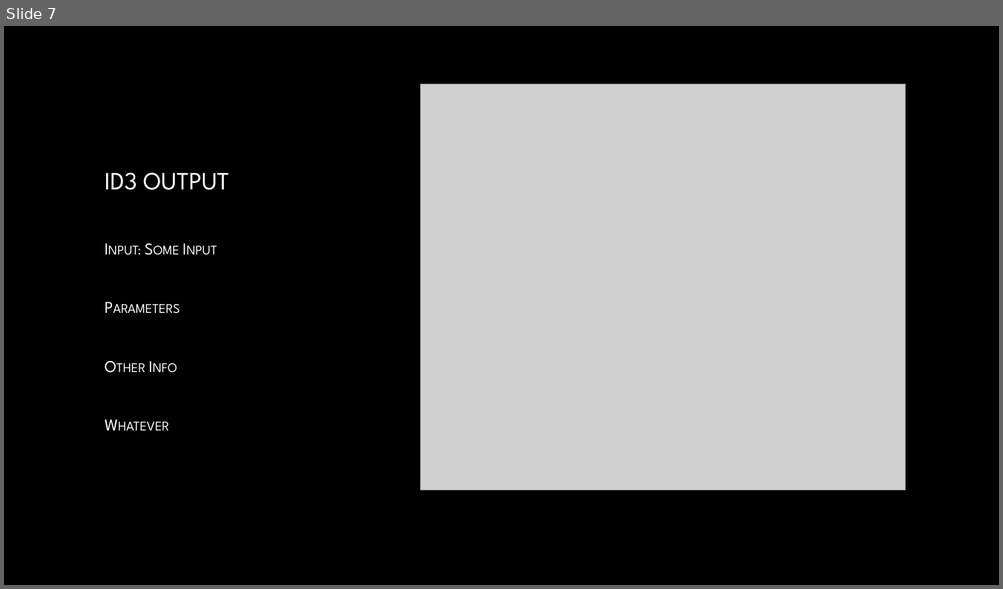
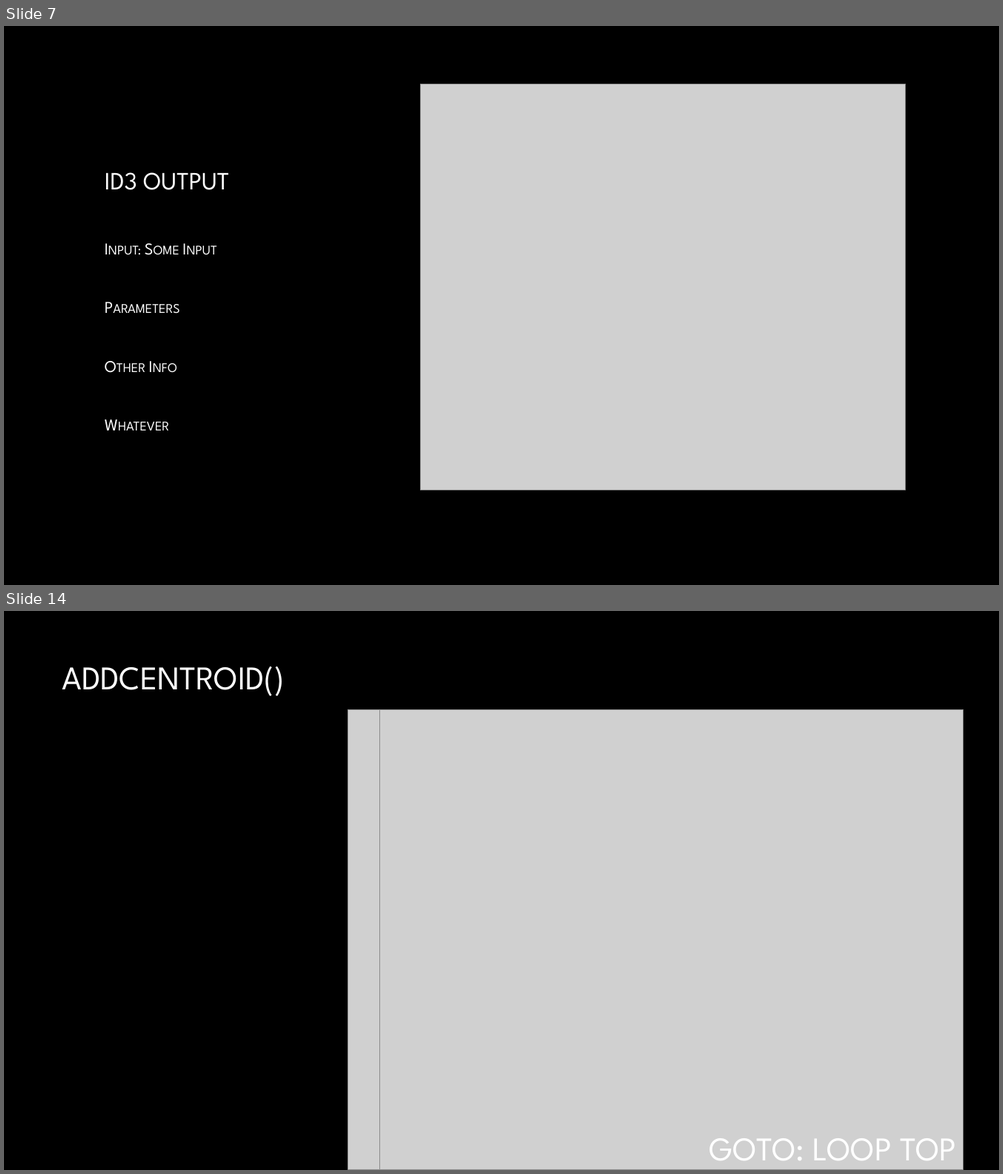
Before and after one commit to armando-n/data-mining-project, a slide deck: DataMiningProject/docs/presentation.pptx. Shown one above the other, each under a label of ours: slide 7 before the commit, slides 7 and 14 after it; the slides between them are not shown. The pictures are 1003x589 and 1003x1174 pixels, drawn with LibreOffice and Linux fonts; fonts in the diff are those of the drawing; grey boxes stand for pictures; background and template pictures are left out. Boxes give left, top, right and bottom in pixels: in the first picture for what was removed or moved away, otherwise in the second. Text is boxed around its words. In the diff, an @@ line names an element or a change of style, - is before the commit and + after.

```diff
--- a/DataMiningProject/docs/presentation.pptx
+++ b/DataMiningProject/docs/presentation.pptx
@@ slide 14 added at bbox=[4, 611, 999, 1170], background picture (left out) @@
@@ title added at bbox=[62, 667, 284, 696], 32 pt, text gradient #FFFFFF to #A6A6A6 @@
+ADDCENTROID()
@@ picture added at bbox=[348, 710, 963, 1170] @@
@@ picture added at bbox=[379, 710, 963, 1170] @@
@@ text added at bbox=[709, 1139, 956, 1170], 32 pt, text gradient #FFFFFF to #A6A6A6 @@
+GOTO: LOOP TOP
```
Also in this commit, not shown: 1 slide changed, 7 other slides added, 1 slide removed.
